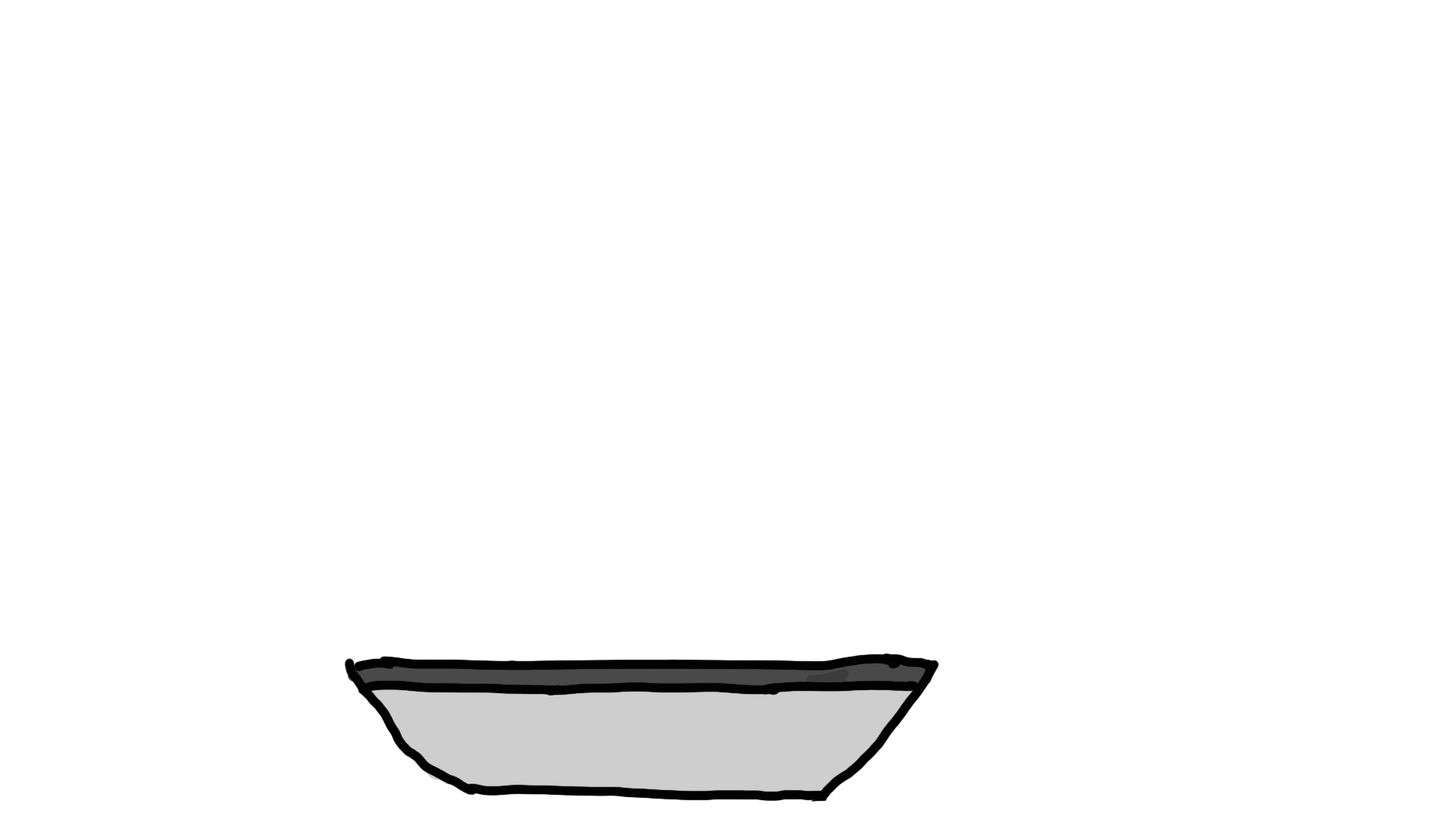
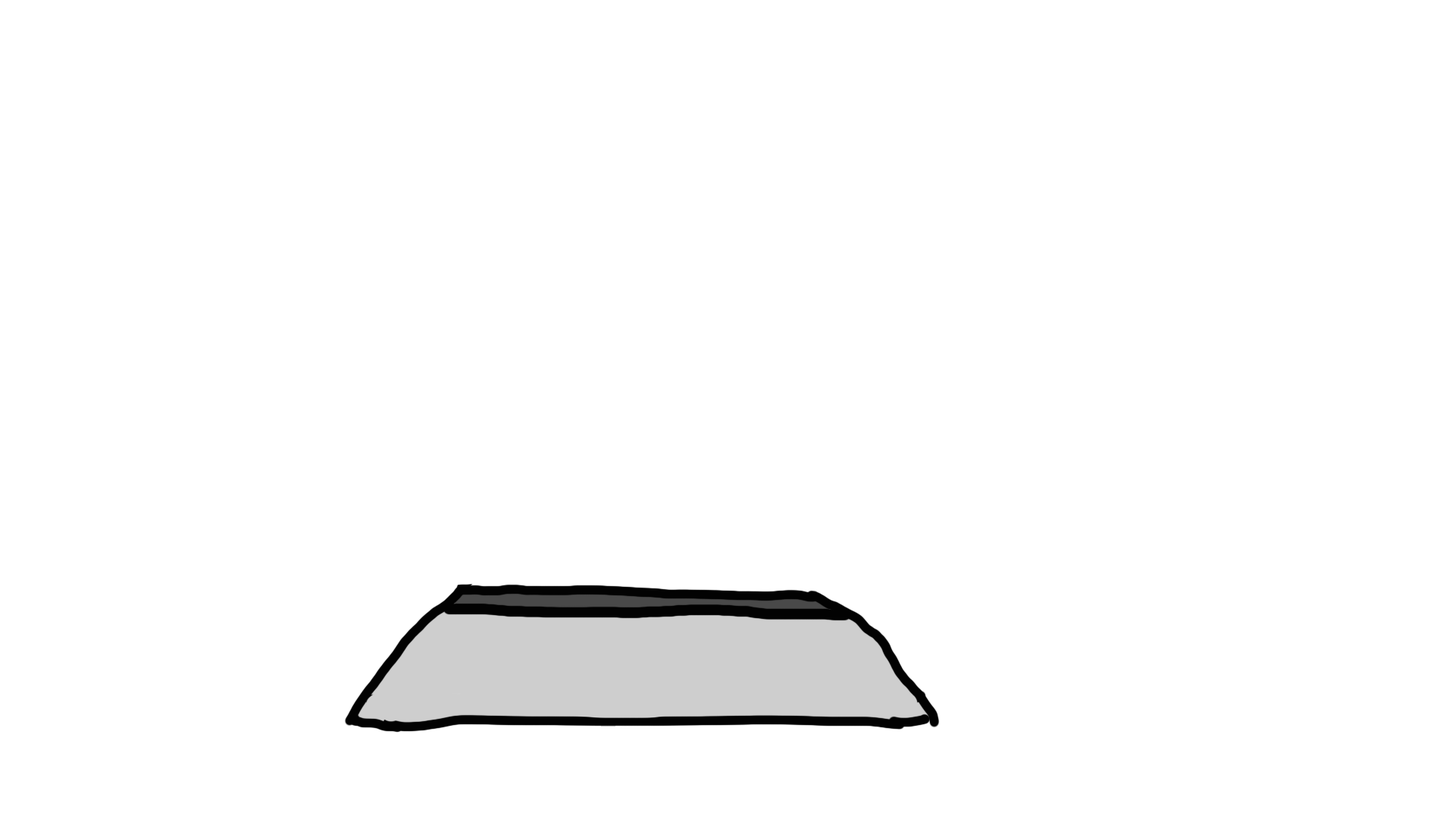
Two versions of the same layered image (1455×819). Layer-by-layer changes:
added group "Group 3 copy" with 2 layers above "Group 3" over (x1=344, y1=583, x2=940, y2=733)
added layer "Layer 12" (1st of 2, in "Group 3 copy") in group "Group 3 copy" over (x1=344, y1=583, x2=940, y2=733)
added layer "Layer 13" (1st of 2, in "Group 3 copy") in group "Group 3 copy" over (x1=352, y1=585, x2=935, y2=730)
hid group "Group 3" (2 layers) over (x1=344, y1=652, x2=940, y2=802)
